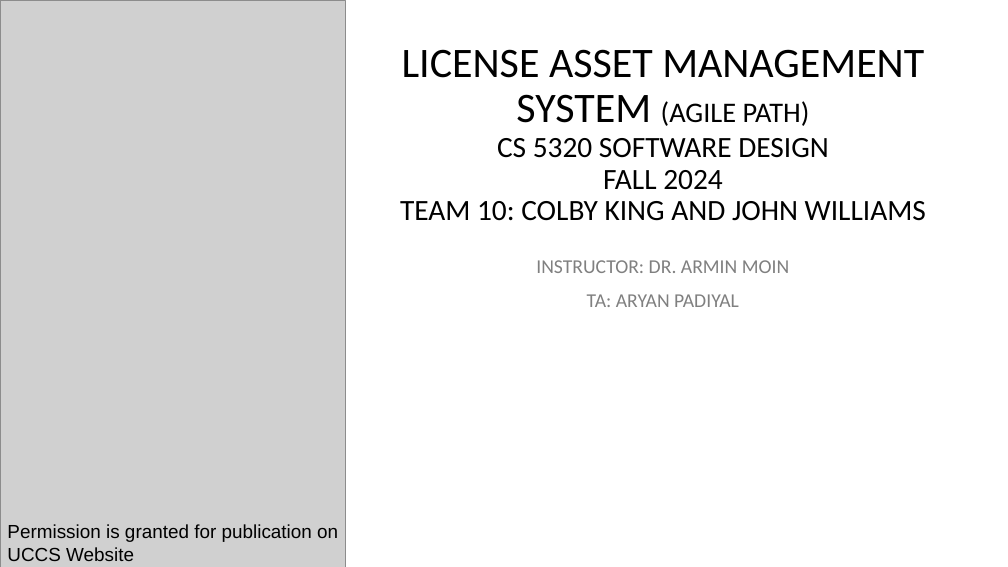
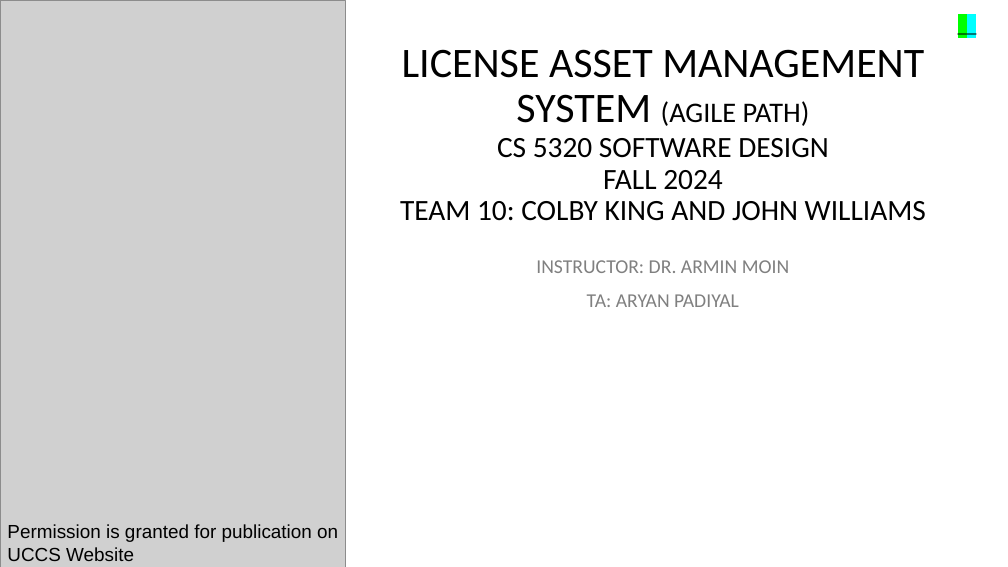
Before and after one commit to colby13king/cs5320-code, a slide deck: slide 1 of LicenseAssetManager/docs/team10FinalPresentation.pptx. Drawn at 1008x567 pixels with LibreOffice and Linux fonts; fonts in the diff are those of the drawing; grey boxes stand for pictures; background and template pictures are left out. Boxes give left, top, right and bottom in pixels: in the first picture for what was removed or moved away, otherwise in the second. Text is boxed around its words. In the diff, an @@ line names an element or a change of style, - is before the commit and + after.

```diff
--- a/LicenseAssetManager/docs/team10FinalPresentation.pptx
+++ b/LicenseAssetManager/docs/team10FinalPresentation.pptx
@@ text added at bbox=[951, 10, 985, 40], 18 pt, text #000000 @@
+__
```
Also in this commit, not shown: 9 other slides changed, 5 slides added, 2 slides removed.
